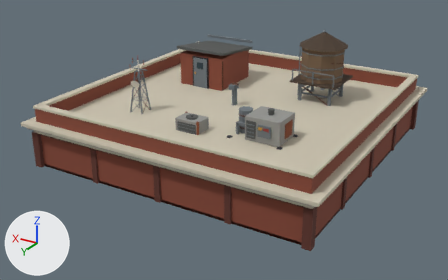
A saved change to the glTF model assets/models/buildings/tw_brick_16_crown.glb.
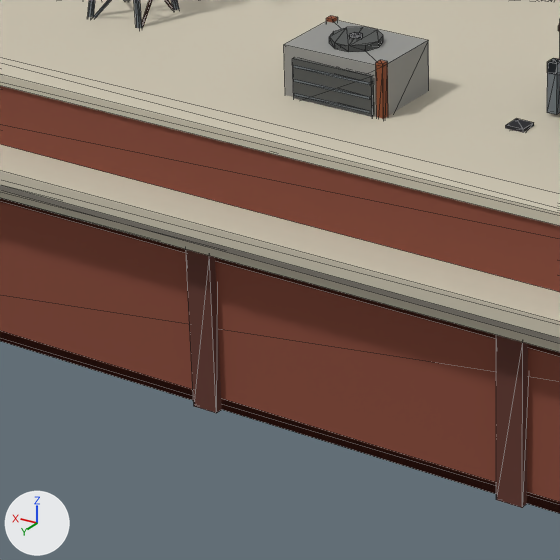
There are two pictures of each version: one whole from a camera (50 mm lens) standing at (-16.67, 29.5, 14.87) and looking at (0.18, 1.42, 0.82), one close up on the part from 25% to 53% of the width and 39% to 85% of the height. The lights are fixed; the arrows at lower left show +X, +Y and +Z. The older version's two pictures come first. The close-ups show mesh edges as thin lines. Objects named as collision shapes, trigger or cutter boxes, shadow casters or lower levels of detail are left out. Vertices at exactly the same position are counted once.

The first close-up shows 'tw_brick_16_crown'.
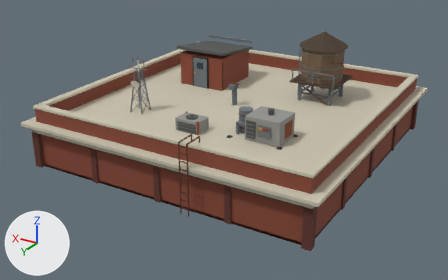
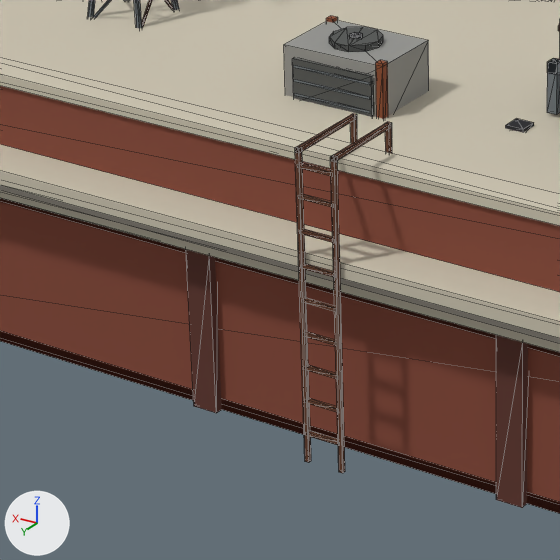
Boxes [x1, y1, x2, y2] around the edits, measured in the close-ups (560 x 560 px):
```json
{"part": 1, "of": "me_tw_brick_16_crown", "change": "added", "after": [385, 123, 392, 153]}
{"part": 2, "of": "me_tw_brick_16_crown", "change": "added", "after": [350, 114, 357, 143]}
{"part": 3, "of": "me_tw_brick_16_crown", "change": "added", "after": [306, 431, 340, 446]}
{"part": 4, "of": "me_tw_brick_16_crown", "change": "added", "after": [305, 398, 339, 413]}
{"part": 5, "of": "me_tw_brick_16_crown", "change": "added", "after": [304, 365, 338, 379]}
{"part": 6, "of": "me_tw_brick_16_crown", "change": "added", "after": [303, 332, 337, 346]}
{"part": 7, "of": "me_tw_brick_16_crown", "change": "added", "after": [302, 298, 336, 312]}
{"part": 8, "of": "me_tw_brick_16_crown", "change": "added", "after": [301, 264, 335, 278]}
{"part": 9, "of": "me_tw_brick_16_crown", "change": "added", "after": [300, 229, 335, 243]}
{"part": 10, "of": "me_tw_brick_16_crown", "change": "added", "after": [298, 194, 334, 208]}
{"part": 11, "of": "me_tw_brick_16_crown", "change": "added", "after": [297, 163, 333, 177]}
{"part": 12, "of": "me_tw_brick_16_crown", "change": "added", "after": [330, 122, 392, 473]}
{"part": 13, "of": "me_tw_brick_16_crown", "change": "added", "after": [295, 114, 357, 463]}
```

Edits to the scene script, one JSON object a line:
```json
{"block": "me_tw_brick_16_crown", "where": "# used by ob_tw_brick_16_crown; location = (0.0, 0.0, 0.0)"}
{"op": "remove", "block": "me_tw_brick_16_crown", "code": "me_tw_brick_16_crown.from_pydata(...)  # 1535 vertices, 2398 faces; spans x -8.6..8.6, y -8.6..8.6, z 0.0..6.8"}
{"op": "add", "block": "me_tw_brick_16_crown", "code": "me_tw_brick_16_crown.from_pydata(...)  # 1667 vertices, 2602 faces; spans x -8.6..8.6, y -8.6..8.6, z 0.0..6.8"}
{"block": "me_tw_brick_16_crown", "change": "me_tw_brick_16_crown part 1: a new loose piece, a box spanning x -2.245..-2.195, y 7.58..7.63, z 2.4..3.82, in mat_palette_c (picture img_palette_c)"}
{"block": "me_tw_brick_16_crown", "change": "me_tw_brick_16_crown part 2: a new loose piece, a box spanning x -1.805..-1.755, y 7.58..7.63, z 2.4..3.82, in mat_palette_c (picture img_palette_c)"}
{"block": "me_tw_brick_16_crown", "change": "me_tw_brick_16_crown part 3: a new loose piece, a box spanning x -2.22..-1.78, y 8.6..8.65, z 0.45..0.49, in mat_palette_c (picture img_palette_c)"}
{"block": "me_tw_brick_16_crown", "change": "me_tw_brick_16_crown part 4: a new loose piece, a box spanning x -2.22..-1.78, y 8.6..8.65, z 0.85..0.89, in mat_palette_c (picture img_palette_c)"}
{"block": "me_tw_brick_16_crown", "change": "me_tw_brick_16_crown part 5: a new loose piece, a box spanning x -2.22..-1.78, y 8.6..8.65, z 1.25..1.29, in mat_palette_c (picture img_palette_c)"}
{"block": "me_tw_brick_16_crown", "change": "me_tw_brick_16_crown part 6: a new loose piece, a box spanning x -2.22..-1.78, y 8.6..8.65, z 1.65..1.69, in mat_palette_c (picture img_palette_c)"}
{"block": "me_tw_brick_16_crown", "change": "me_tw_brick_16_crown part 7: a new loose piece, a box spanning x -2.22..-1.78, y 8.6..8.65, z 2.05..2.09, in mat_palette_c (picture img_palette_c)"}
{"block": "me_tw_brick_16_crown", "change": "me_tw_brick_16_crown part 8: a new loose piece, a box spanning x -2.22..-1.78, y 8.6..8.65, z 2.45..2.49, in mat_palette_c (picture img_palette_c)"}
{"block": "me_tw_brick_16_crown", "change": "me_tw_brick_16_crown part 9: a new loose piece, a box spanning x -2.22..-1.78, y 8.6..8.65, z 2.85..2.89, in mat_palette_c (picture img_palette_c)"}
{"block": "me_tw_brick_16_crown", "change": "me_tw_brick_16_crown part 10: a new loose piece, a box spanning x -2.22..-1.78, y 8.6..8.65, z 3.25..3.29, in mat_palette_c (picture img_palette_c)"}
{"block": "me_tw_brick_16_crown", "change": "me_tw_brick_16_crown part 11: a new loose piece, a box spanning x -2.22..-1.78, y 8.6..8.65, z 3.6..3.64, in mat_palette_c (picture img_palette_c)"}
{"block": "me_tw_brick_16_crown", "change": "me_tw_brick_16_crown part 12: a new loose piece of 14 vertices spanning x -2.2, y 7.6..8.6, z 0.1..3.8, in mat_palette_c (picture img_palette_c)"}
{"block": "me_tw_brick_16_crown", "change": "me_tw_brick_16_crown part 13: a new loose piece of 14 vertices spanning x -1.8, y 7.6..8.6, z 0.1..3.8, in mat_palette_c (picture img_palette_c)"}
{"block": "me_tw_brick_16_crown", "change": "other edits to the shape of me_tw_brick_16_crown do not show in these pictures"}
```
